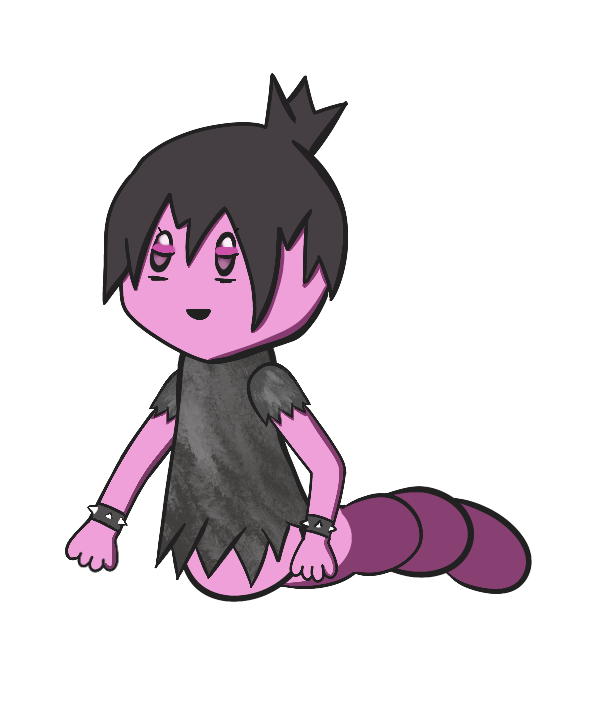
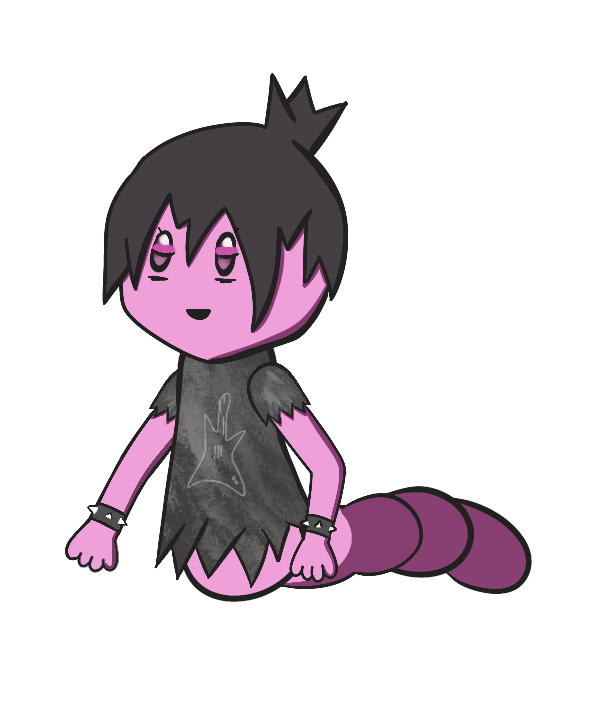
Layer changes from the first 594x708 image to the second:
painted on "Body" over [187, 392, 246, 497]
